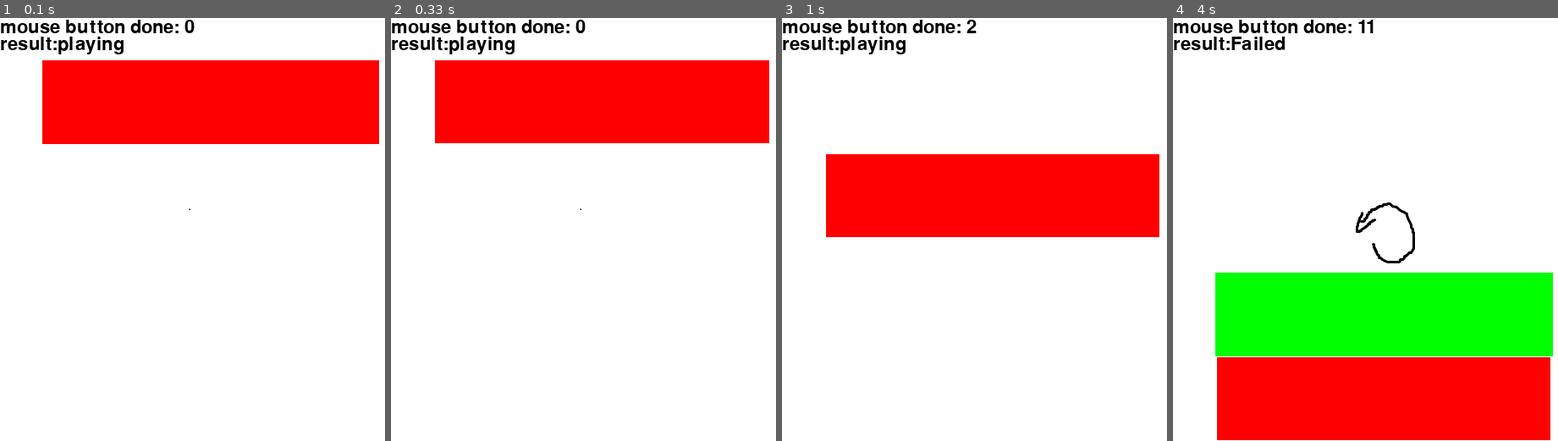
Above: before the commit, frames 1-4 (left to right).
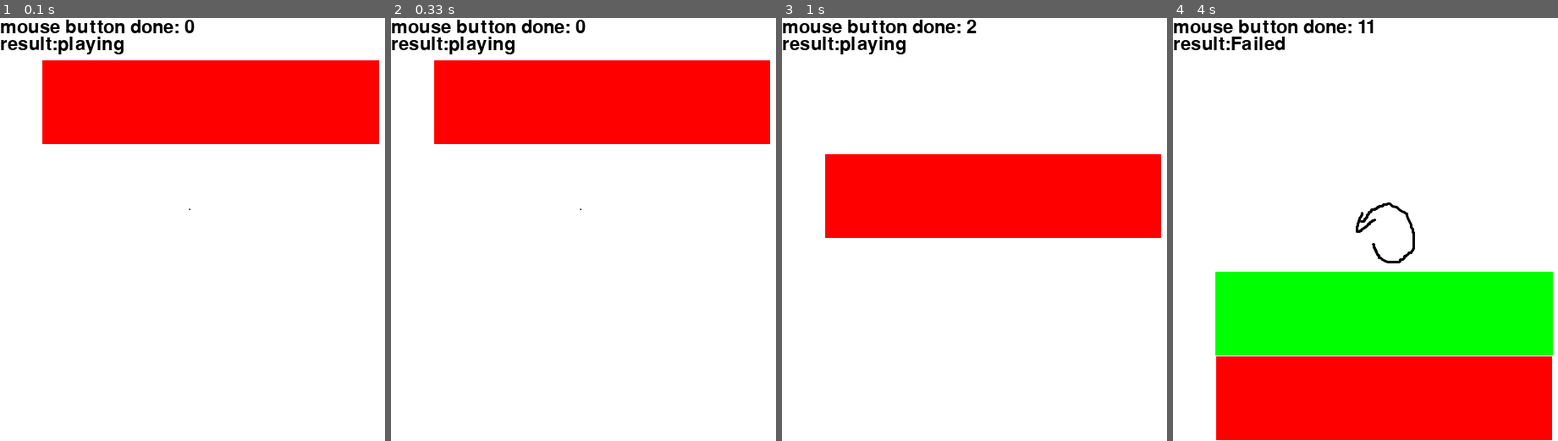
Above: after the commit, the same moments.

Repository: HausenSjtu/pygame
Game: pygame game, started from wugui.py
Two runs of this game, one before a commit and one after it. Both use one fixed random seed, a clock stepped at 60 frames per second and the inputs below.
Inputs (mouse positions are in pixels of both pictures, inside the frame that each line leads up to):
- Up to frame 1 (0.1 s): no input
- Up to frame 2 (0.33 s): no input
- Up to frame 3 (1 s): click (993, 229) at 0.38 s; click (993, 259) at 0.72 s
- Up to frame 4 (4 s): click (1253, 166) at 1.05 s; click (1538, 377) at 1.38 s; click (1392, 85) at 1.72 s; click (1365, 339) at 2.05 s; click (1369, 157) at 2.38 s; click (1323, 140) at 2.72 s; click (1496, 191) at 3.05 s; click (1515, 221) at 3.38 s; click (1473, 153) at 3.72 s

Frame 1 is identical in both runs. In frame 2, 0.3% of the frame differs, in the area x 11-99%, y 10-30%; in frame 3, 0.3%; in frame 4, 0.7%, in the area x 10-99%, y 60-100%.

Commit message:
change the speed

Diff:
--- a/wugui.py
+++ b/wugui.py
@@ -14,8 +14,8 @@
     def __init__(self,num):
         self.x = 250
         self.y = 100 -10 *num
-        self.zoomdx = (0.2*num+0.2)
-        self.zoomdy = (0.05*num+0.05)
+        self.zoomdx = (0.2*num+0.2)*0.5
+        self.zoomdy = (0.05*num+0.05)*0.5
         #0:big   1:small   -1:end
         self.zoomFlag = 1
         #0: not start    1: moving   -1:end
@@ -25,8 +25,8 @@
         self.height = 100
         self.maxWidth = self.width
         self.maxHeight = self.height
-        self.minWidth = self.maxWidth/2
-        self.minHeight = self.maxHeight/2
+        self.minWidth = self.maxWidth/4
+        self.minHeight = self.maxHeight/4
         self.rec = [self.x - self.width/2, self.y - self.height/2, self.width, self.height]
         self.col = [(num%3==0)*255,(num%3==1)*255,(num%3==2)*255]
 
